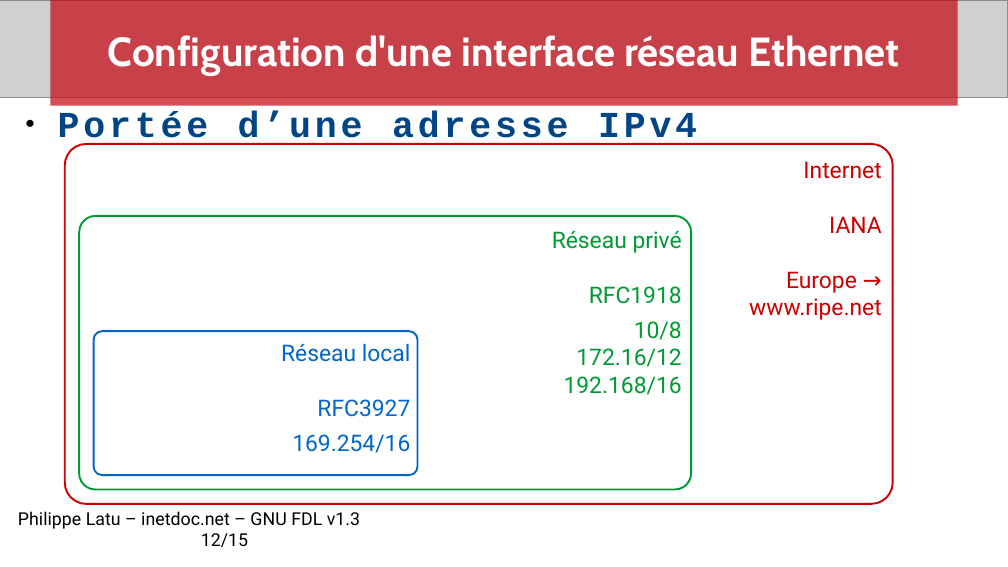
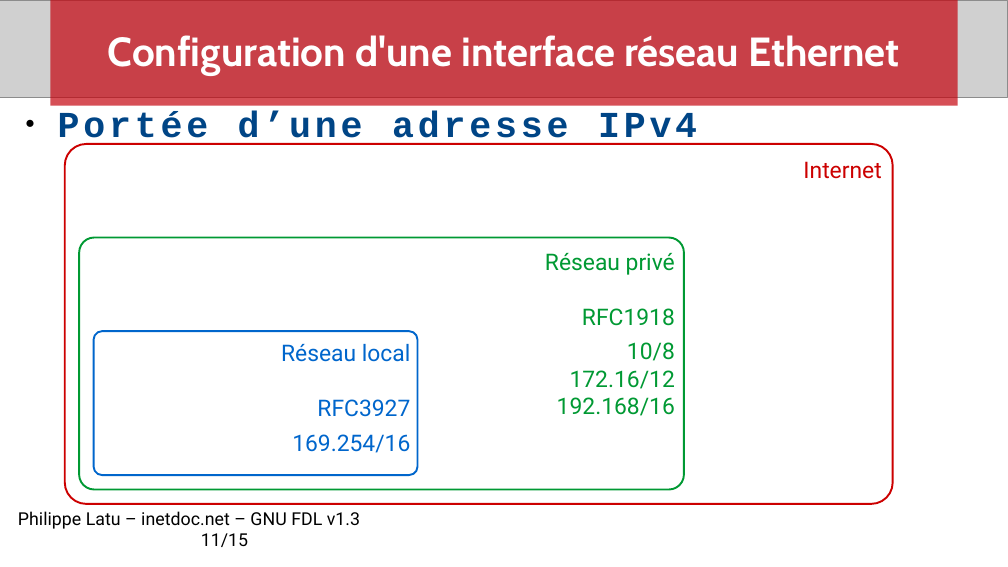
Before and after one commit to platu/inetdoc, a slide deck: slide 11 of travaux_pratiques/config.interface.lan/presentation/conf-intf-lan.odp (slide 12 before the commit). Drawn at 1008x567 pixels with LibreOffice and Linux fonts; fonts in the diff are those of the drawing; grey boxes stand for pictures. Boxes give left, top, right and bottom in pixels: in the first picture for what was removed or moved away, otherwise in the second. Text is boxed around its words. In the diff, an @@ line names an element or a change of style, - is before the commit and + after.

```diff
--- a/travaux_pratiques/config.interface.lan/presentation/conf-intf-lan.odp
+++ b/travaux_pratiques/config.interface.lan/presentation/conf-intf-lan.odp
@@ rounded rectangle "Réseau privé": place and size @@
-rounded rectangle "Réseau privé" at bbox=[80, 216, 692, 489]
+rounded rectangle "Réseau privé" at bbox=[80, 238, 684, 490]
@@ text in rounded rectangle at bbox=[749, 216, 882, 320]: paragraphs removed @@
-IANA
-Europe →
-www.ripe.net
@@ text at bbox=[18, 511, 360, 547]: text changed @@
-Philippe Latu – inetdoc.net – GNU FDL v1.3 12/15
+Philippe Latu – inetdoc.net – GNU FDL v1.3 11/15
```
Also in this commit, not shown: 7 other slides changed.
